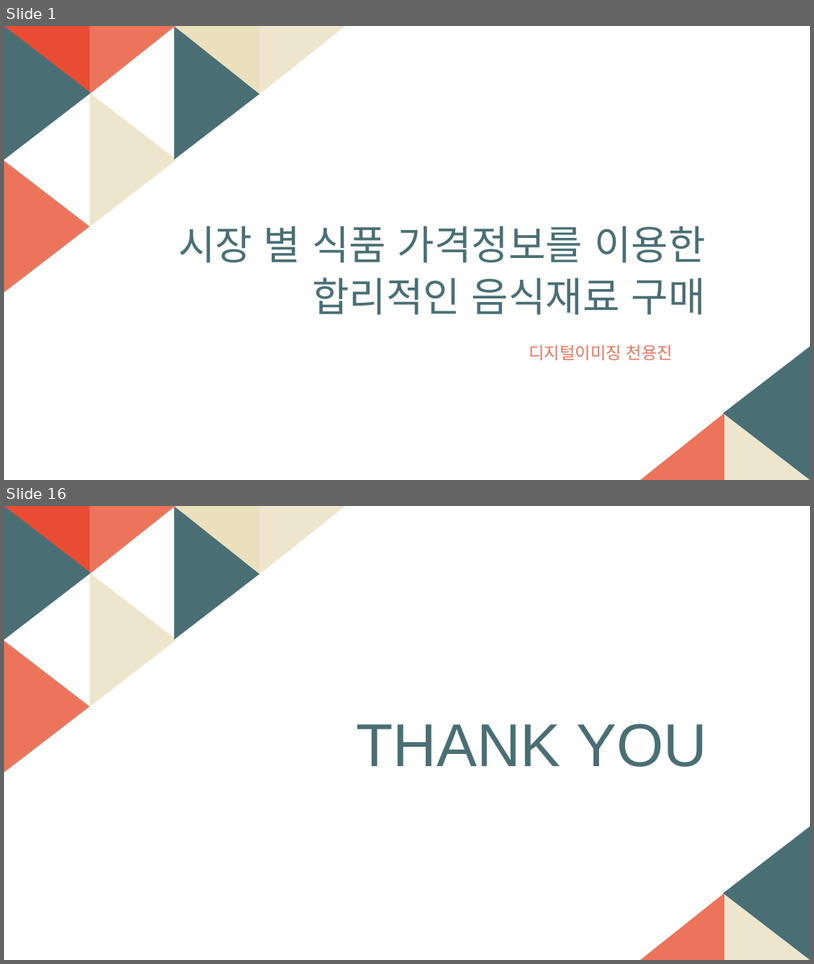
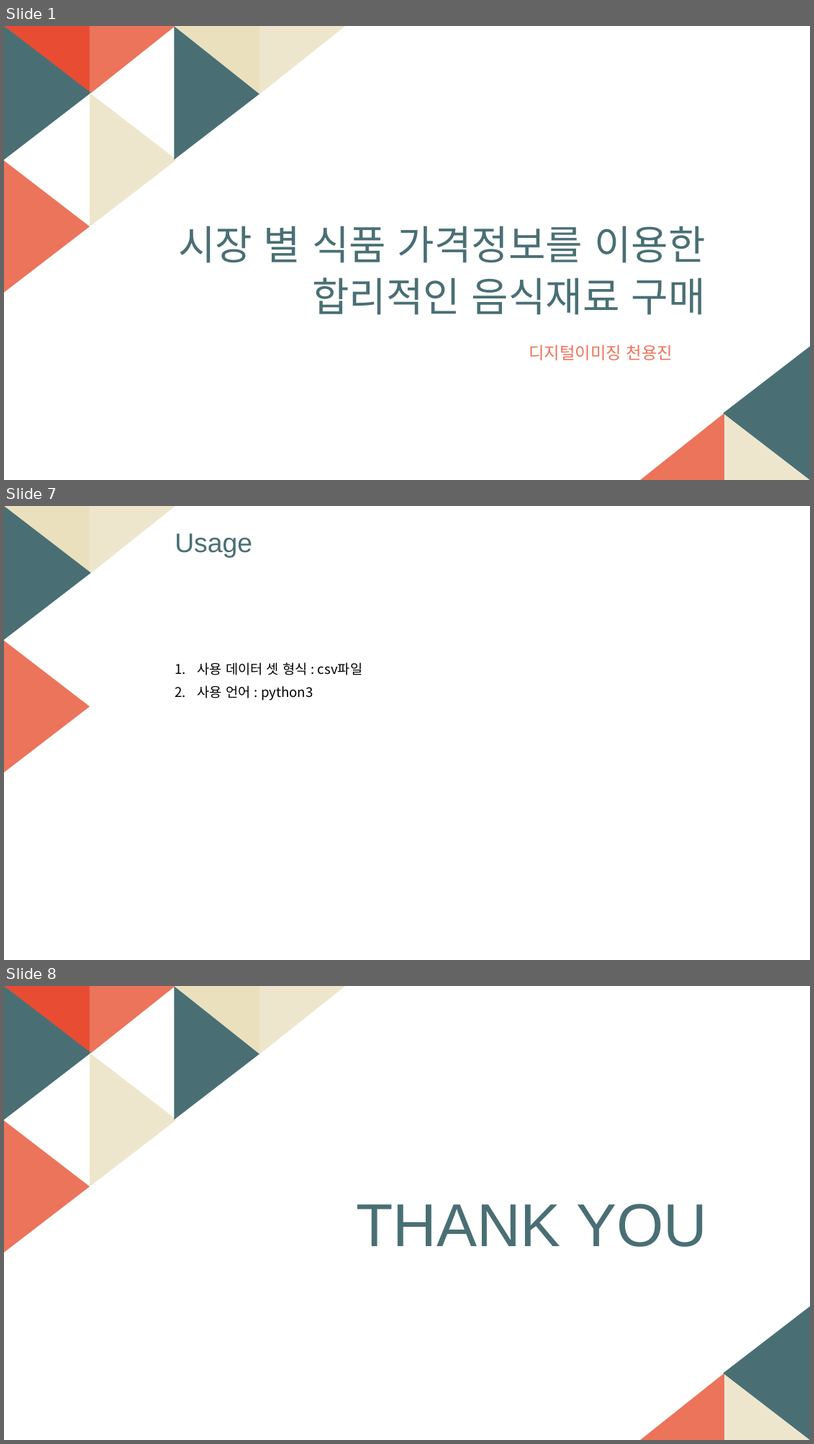
Before and after one commit to sharhp21/Data_structure_, a slide deck: personal/발표자료/자료구조설계_5주차.pptm. Shown one above the other, each under a label of ours: slides 1 and 16 before the commit, slides 1, 7 and 8 after it; the slides between them are not shown. The pictures are 814x964 and 814x1444 pixels, drawn with LibreOffice and Linux fonts; fonts in the diff are those of the drawing. Boxes give left, top, right and bottom in pixels: in the first picture for what was removed or moved away, otherwise in the second. Text is boxed around its words. In the diff, an @@ line names an element or a change of style, - is before the commit and + after.

```diff
--- a/personal/발표자료/자료구조설계_5주차.pptm
+++ b/personal/발표자료/자료구조설계_5주차.pptm
@@ slide 7 added at box(4, 506, 810, 960), background #FFFFFF; not listed: 2 template elements that a slide beside it also shows @@
@@ right triangle added at box(4, 506, 90, 574), fill #EAE0BE @@
@@ right triangle added at box(90, 506, 176, 574), fill #EEE6CC @@
@@ text added at box(175, 533, 252, 557), 32 pt, text #496F74 @@
+Usage
@@ text added at box(198, 662, 363, 700), 16 pt, text #000000 @@
+1. 사용 데이터 셋 형식 : csv파일
+2. 사용 언어 : python3
@@ what was slide 16 is now slide 8 @@
```
Also in this commit, not shown: 5 other slides added, 14 slides removed, 4 other files.
